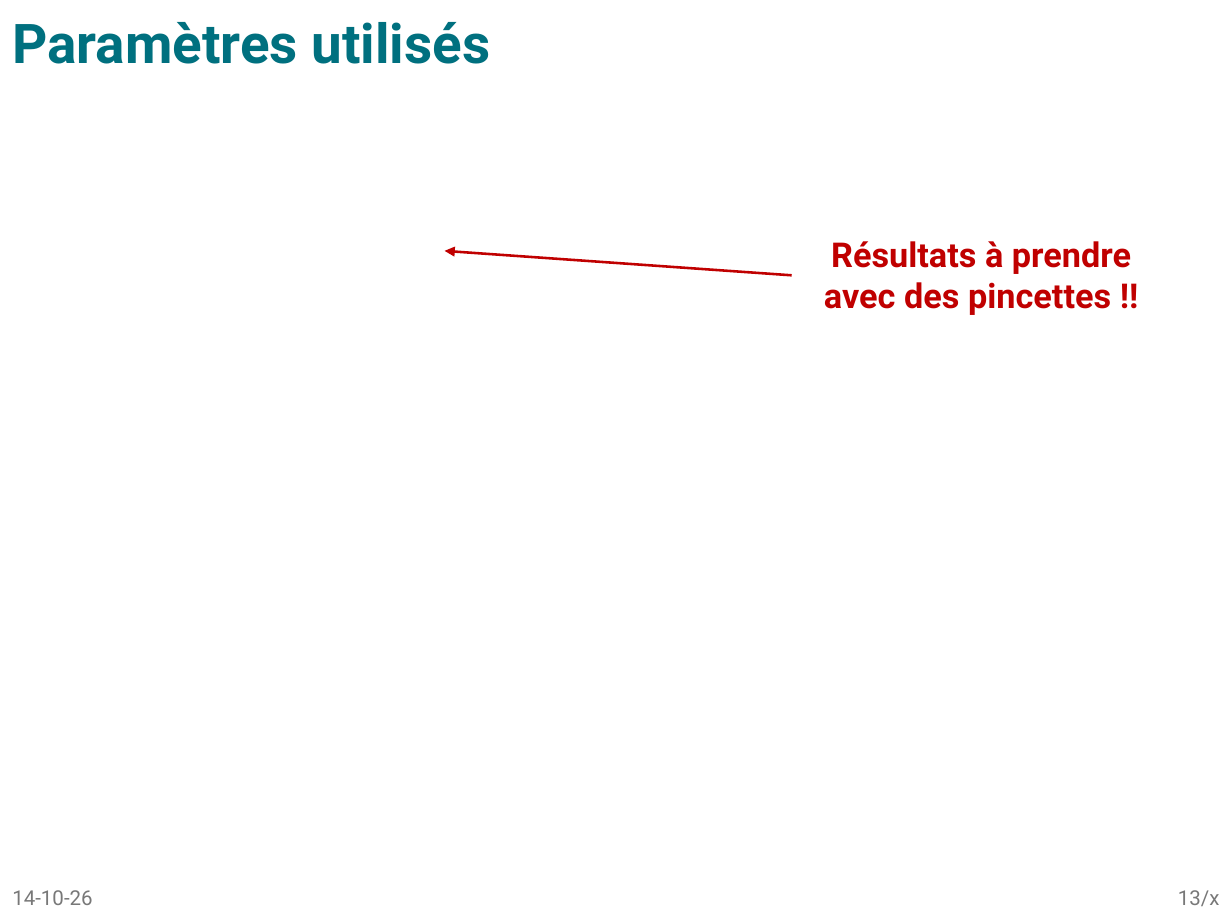
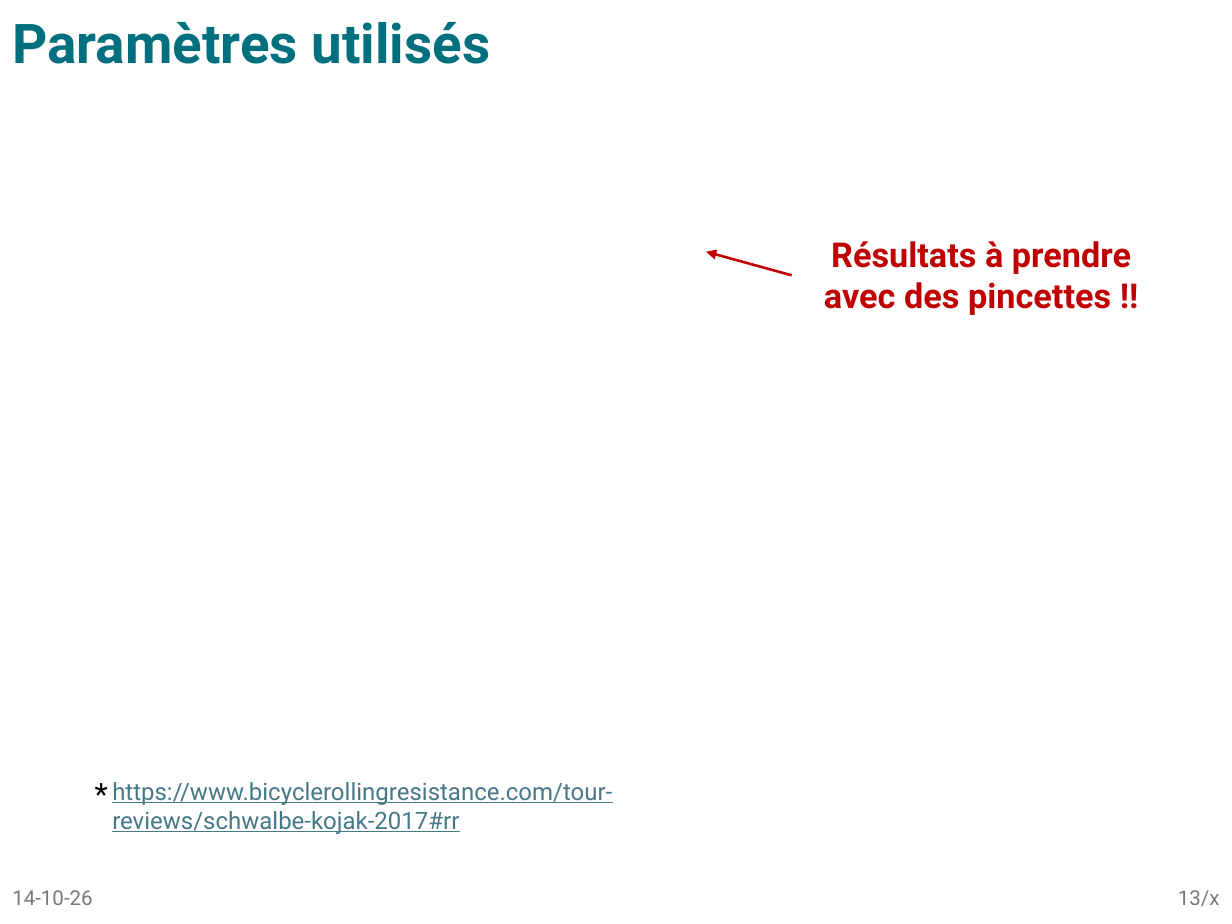
Before and after one commit to tomBeauve/ShellEcoLiege, a slide deck: slide 13 of Efficiency_calculator/SEM_lapTime_consumption.pptx. Drawn at 1232x924 pixels with LibreOffice and Linux fonts; fonts in the diff are those of the drawing; grey boxes stand for pictures. Boxes give left, top, right and bottom in pixels: in the first picture for what was removed or moved away, otherwise in the second. Text is boxed around its words. In the diff, an @@ line names an element or a change of style, - is before the commit and + after.

```diff
--- a/Efficiency_calculator/SEM_lapTime_consumption.pptx
+++ b/Efficiency_calculator/SEM_lapTime_consumption.pptx
@@ arrow moved from (792, 275) - (445, 251) to (792, 275) - (706, 251) @@
@@ text added at (83, 769, 121, 818), 18 pt, text #000000 @@
+*
@@ text added at (112, 782, 612, 834), 14 pt, text #467886, underline @@
+https://www.bicyclerollingresistance.com/tour-reviews/schwalbe-kojak-2017#rr
```
Also in this commit, not shown: 9 other slides changed, 1 slide added, 8 other files.
